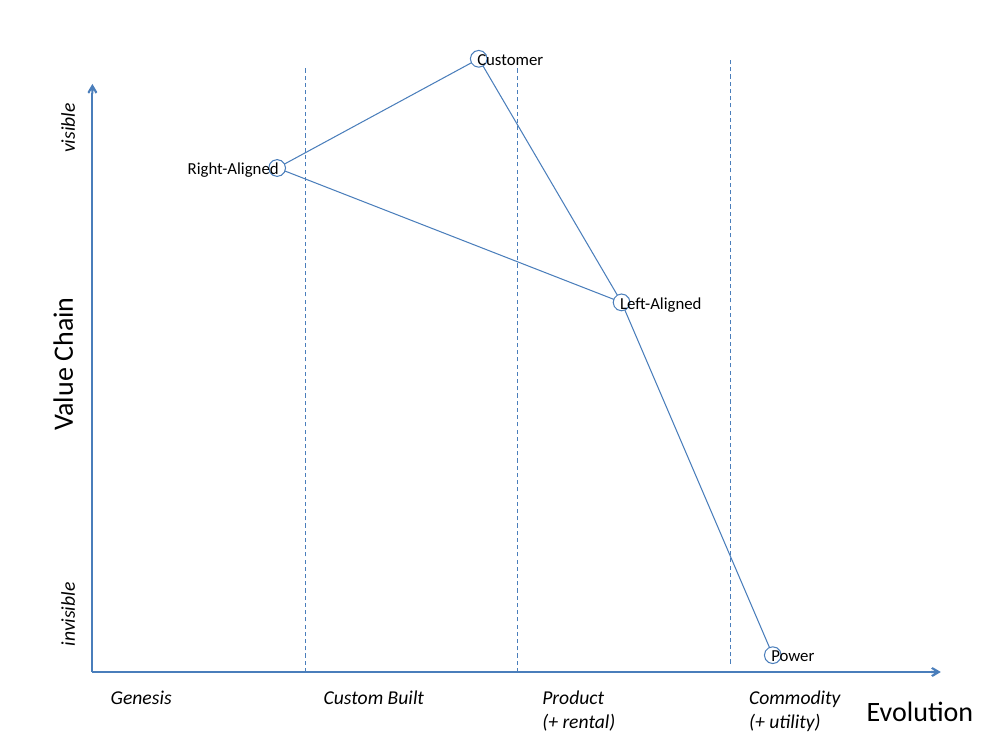
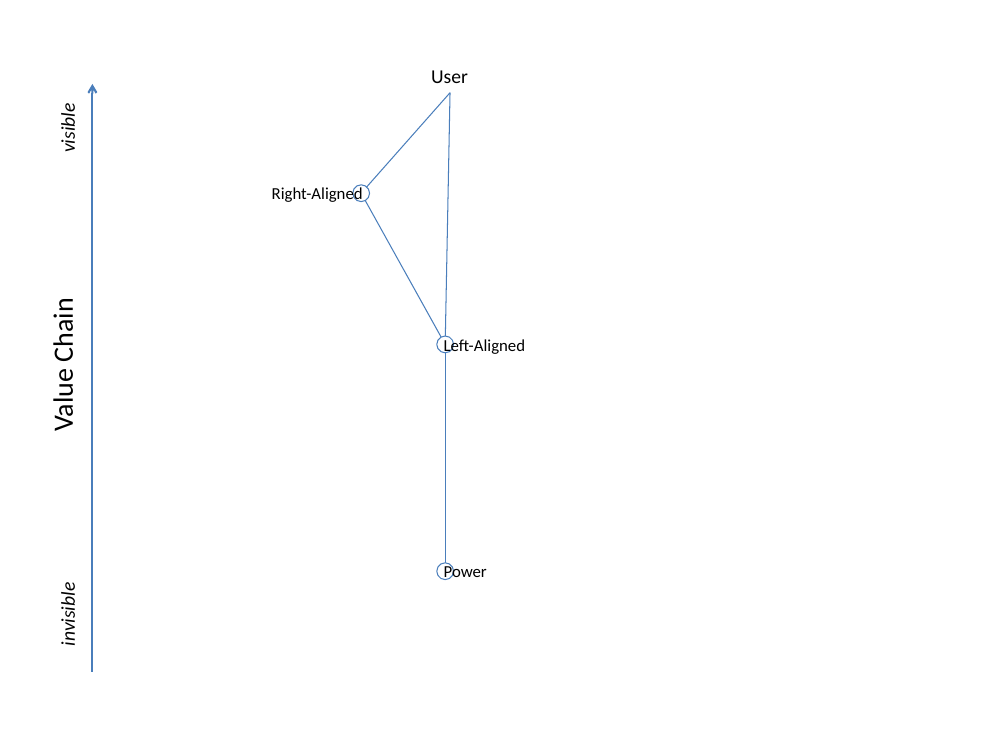
Before and after one commit to bemosior/bemosior.github.io, a slide deck: slide 2 of assets/posts/2016-06-25-wardley-map-template.pptx. Drawn at 1008x756 pixels with LibreOffice and Linux fonts; fonts in the diff are those of the drawing. Boxes give left, top, right and bottom in pixels: in the first picture for what was removed or moved away, otherwise in the second. Text is boxed around its words. In the diff, an @@ line names an element or a change of style, - is before the commit and + after.

```diff
--- a/assets/posts/2016-06-25-wardley-map-template.pptx
+++ b/assets/posts/2016-06-25-wardley-map-template.pptx
@@ arc (boxed as its full ellipse) removed at [471,50,488,68] @@
-Customer
@@ group removed at [93,58,973,731]: 5 texts, 3 lines, 1 arrow @@
-Evolution
-Genesis
-Custom Built
-Product
-(+ rental)
-Commodity
-(+ utility)
@@ text added at [431,70,468,83], 14 pt, text #000000 @@
+User
@@ line moved from (479, 58) - (277, 168) to (450, 93) - (361, 194) @@
@@ line moved from (479, 58) - (622, 302) to (450, 93) - (446, 345) @@
@@ arc (boxed as its full ellipse) "Right-Aligned": place and size @@
-arc (boxed as its full ellipse) "Right-Aligned" at [269,159,286,176]
+arc (boxed as its full ellipse) "Right-Aligned" at [353,184,370,202]
@@ line moved from (277, 168) - (622, 302) to (361, 194) - (446, 345) @@
@@ line removed from (773, 655) to (622, 302) @@
@@ arc (boxed as its full ellipse) "Left-Aligned": place and size @@
-arc (boxed as its full ellipse) "Left-Aligned" at [613,294,630,311]
+arc (boxed as its full ellipse) "Left-Aligned" at [436,336,454,353]
@@ line added from (446, 572) to (446, 345), #4B7EBC 0.75 pt @@
@@ arc (boxed as its full ellipse) "Power": place and size @@
-arc (boxed as its full ellipse) "Power" at [764,647,781,664]
+arc (boxed as its full ellipse) "Power" at [436,562,454,580]
```
Also in this commit, not shown: 1 other slide changed, 1 slide added.
